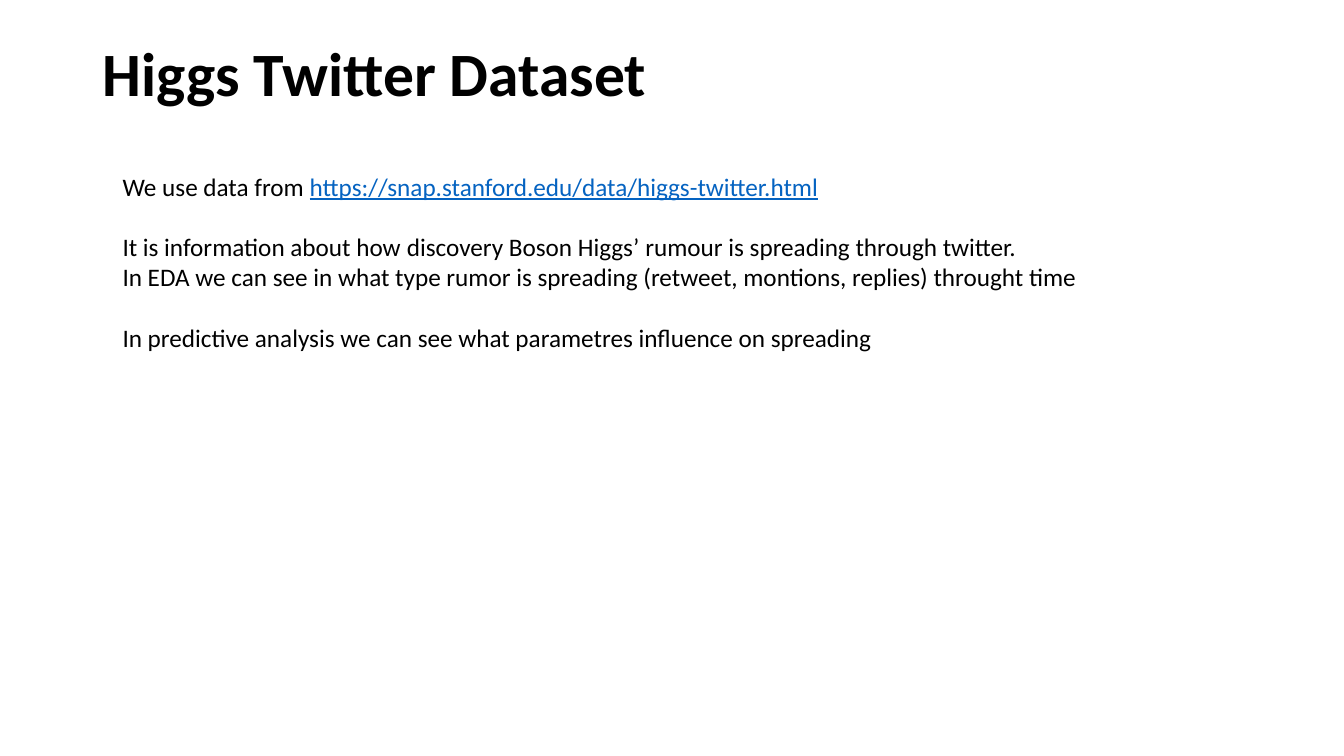
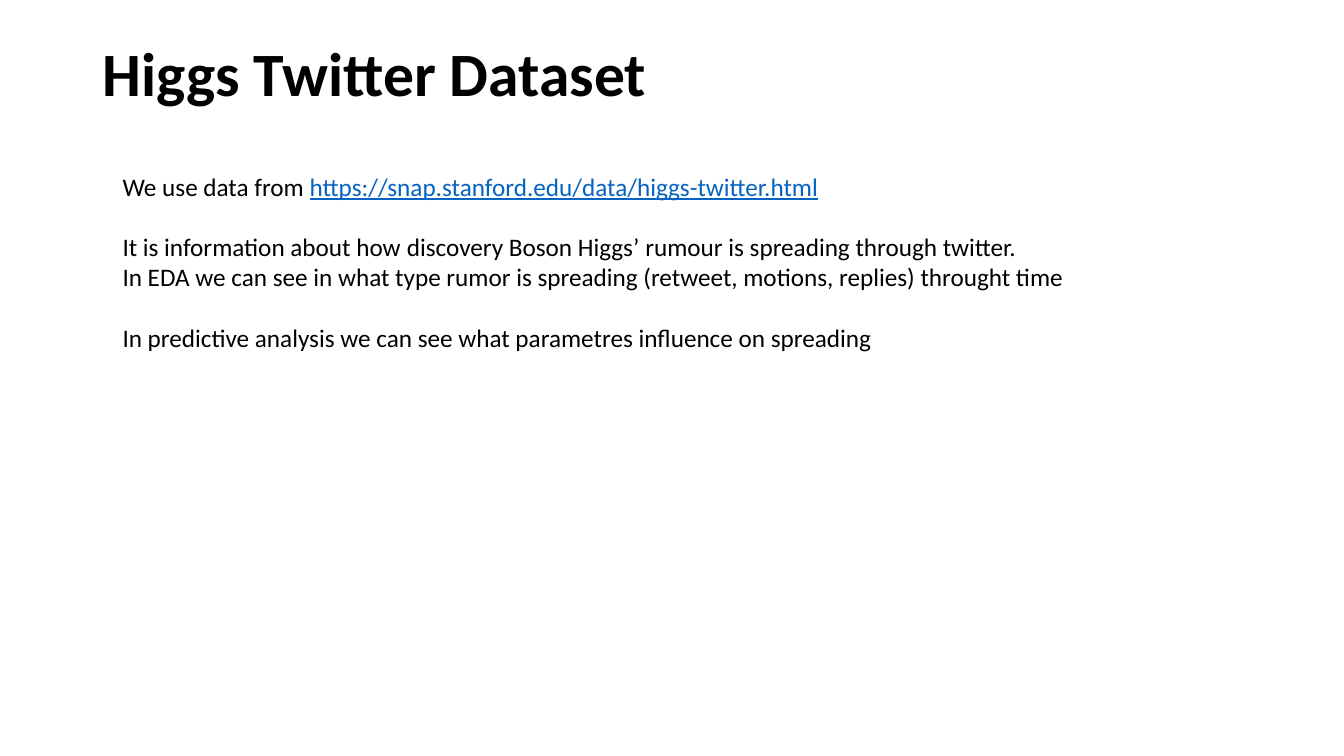
Before and after one commit to goshasty/rumor_analyze, a slide deck: slide 2 of Report.pptx. Drawn at 1344x756 pixels with LibreOffice and Linux fonts; fonts in the diff are those of the drawing. Boxes give left, top, right and bottom in pixels: in the first picture for what was removed or moved away, otherwise in the second. Text is boxed around its words. In the diff, an @@ line names an element or a change of style, - is before the commit and + after.

```diff
--- a/Report.pptx
+++ b/Report.pptx
@@ text at box(123, 267, 1063, 291): text changed @@
-In EDA we can see in what type rumor is spreading (retweet, montions, replies) throught time
+In EDA we can see in what type rumor is spreading (retweet, motions, replies) throught time
```
Also in this commit, not shown: 2 slides added.
